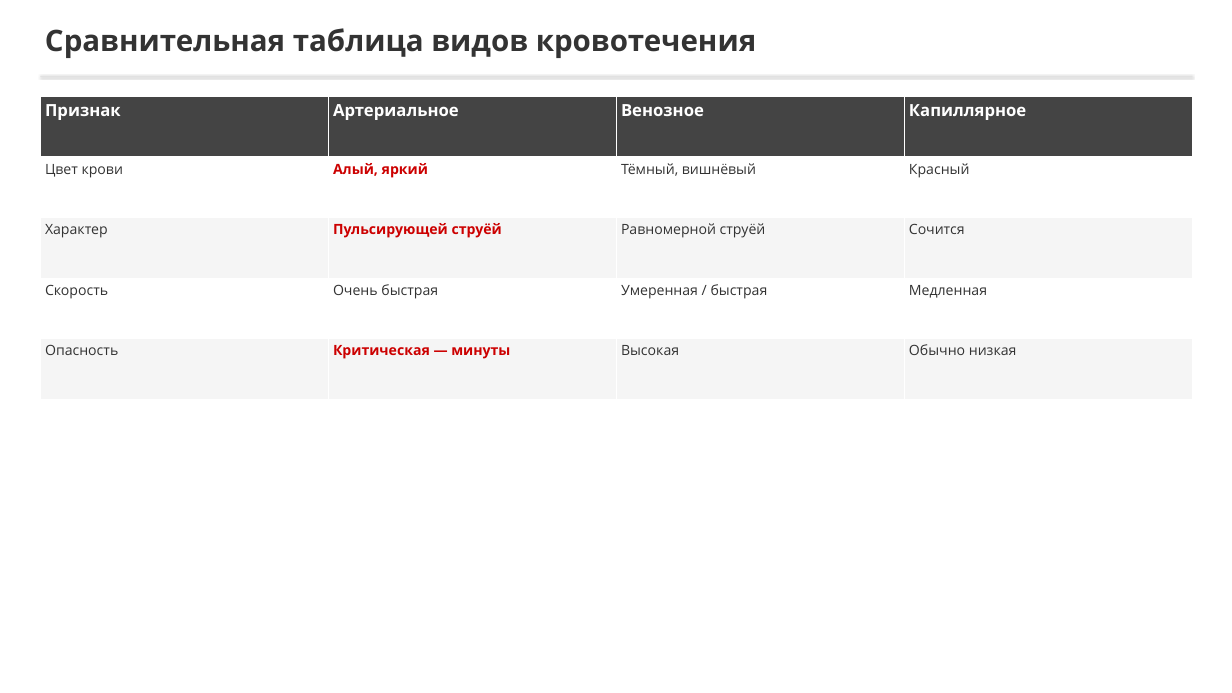
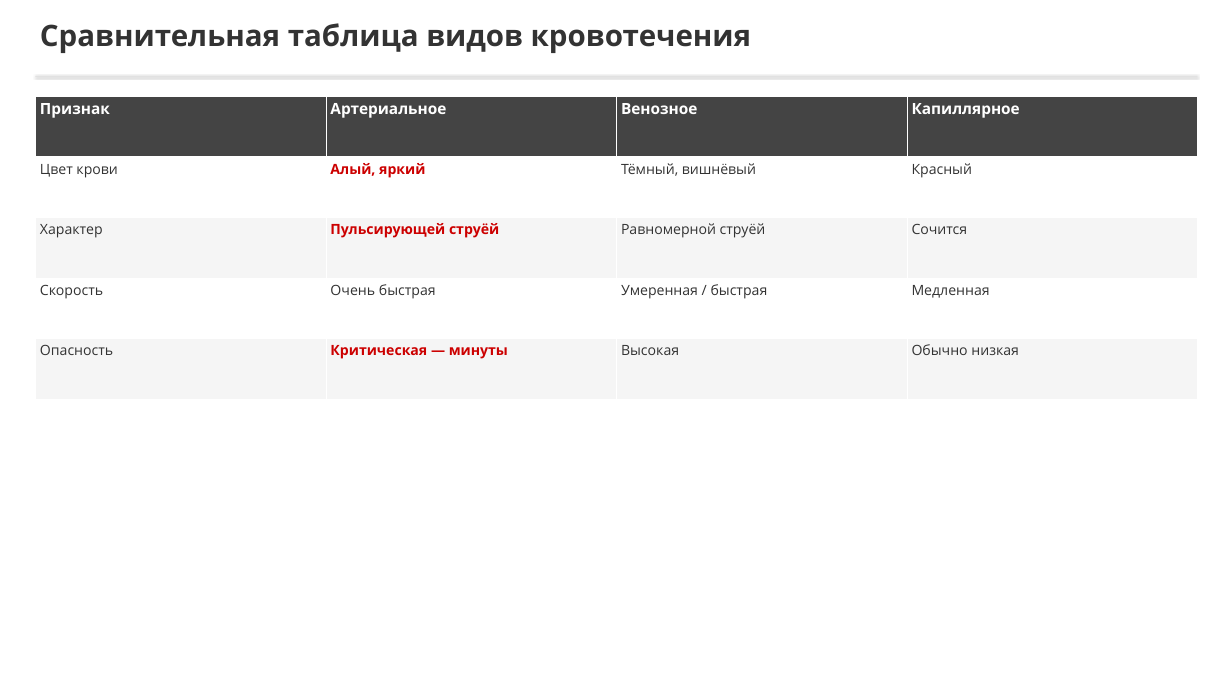
Before and after one commit to lysakalenushka-hash/-, a slide deck: slide 5 of tema2_bleeding/Признаки_наружного_кровотечения.pptx. Drawn at 1232x693 pixels with LibreOffice and Linux fonts; fonts in the diff are those of the drawing. Boxes give left, top, right and bottom in pixels: in the first picture for what was removed or moved away, otherwise in the second. Text is boxed around its words. In the diff, an @@ line names an element or a change of style, - is before the commit and + after.

```diff
--- a/tema2_bleeding/Признаки_наружного_кровотечения.pptx
+++ b/tema2_bleeding/Признаки_наружного_кровотечения.pptx
@@ text "Сравнительная таблица видов кровотечения": place and size @@
-text "Сравнительная таблица видов кровотечения" at (45,28,756,58)
+text "Сравнительная таблица видов кровотечения" at (40,23,751,53)
@@ rectangle: place and size @@
-rectangle at (40,76,1192,77)
+rectangle at (36,76,1197,77)
@@ table at (36,96,1198,399) @@
@@ size 26 to 24 pt in "Признак", "Артериальное", "Венозное", "Капиллярное" @@
@@ table: place and size @@
-table at (40,96,1191,399)
+table at (36,96,1198,399)
```
Also in this commit, not shown: 4 other slides changed, 4 slides added, 4 slides removed, 7 other files.
